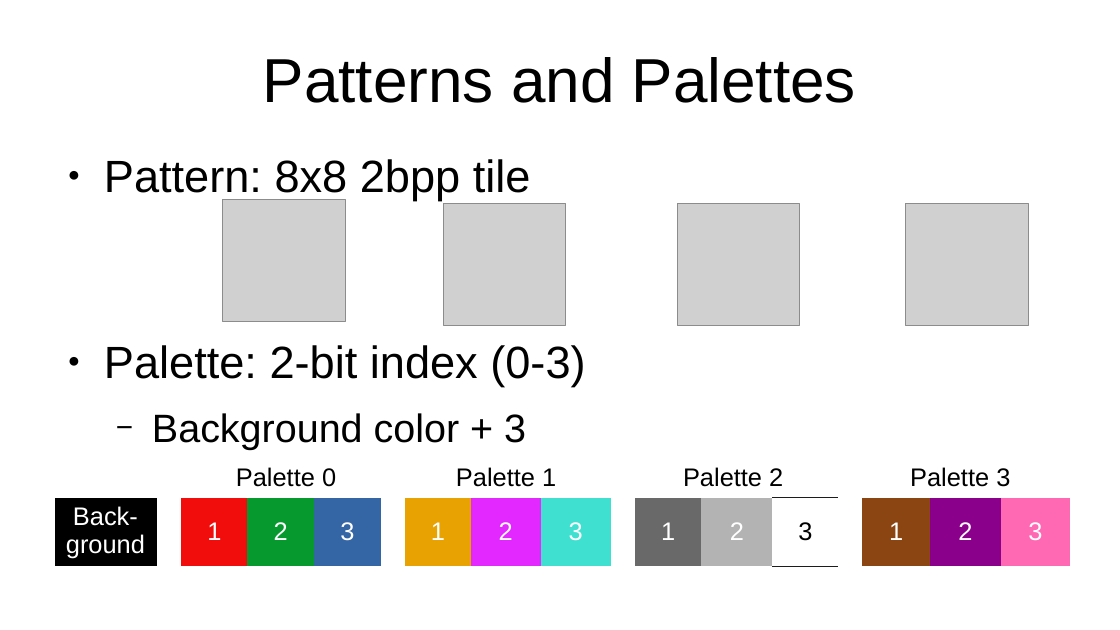
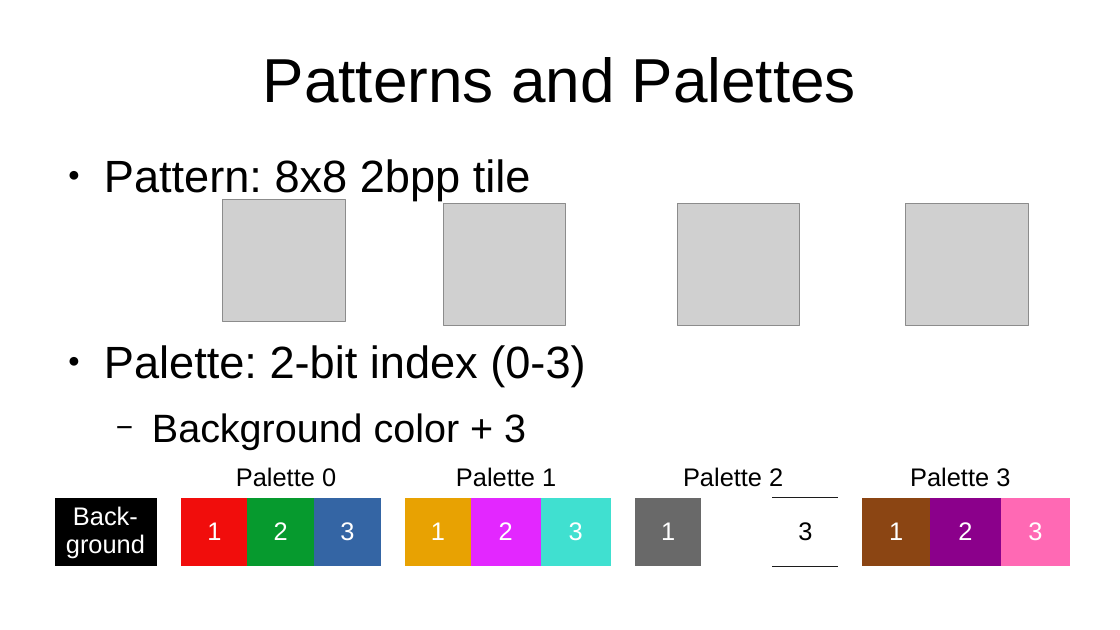
Before and after one commit to SlithyMatt/multi-mandlebrot, a slide deck: slide 5 of slides/slithyvlogs20.odp. Drawn at 1120x630 pixels with LibreOffice and Linux fonts; fonts in the diff are those of the drawing; grey boxes stand for pictures. Boxes give left, top, right and bottom in pixels: in the first picture for what was removed or moved away, otherwise in the second. Text is boxed around its words. In the diff, an @@ line names an element or a change of style, - is before the commit and + after.

```diff
--- a/slides/slithyvlogs20.odp
+++ b/slides/slithyvlogs20.odp
@@ table at [54, 497, 1074, 566] @@
@@ fill #B3B3B3 to none in row 1, column 12 @@
```
Also in this commit, not shown: 1 other slide changed, 1 slide added.
